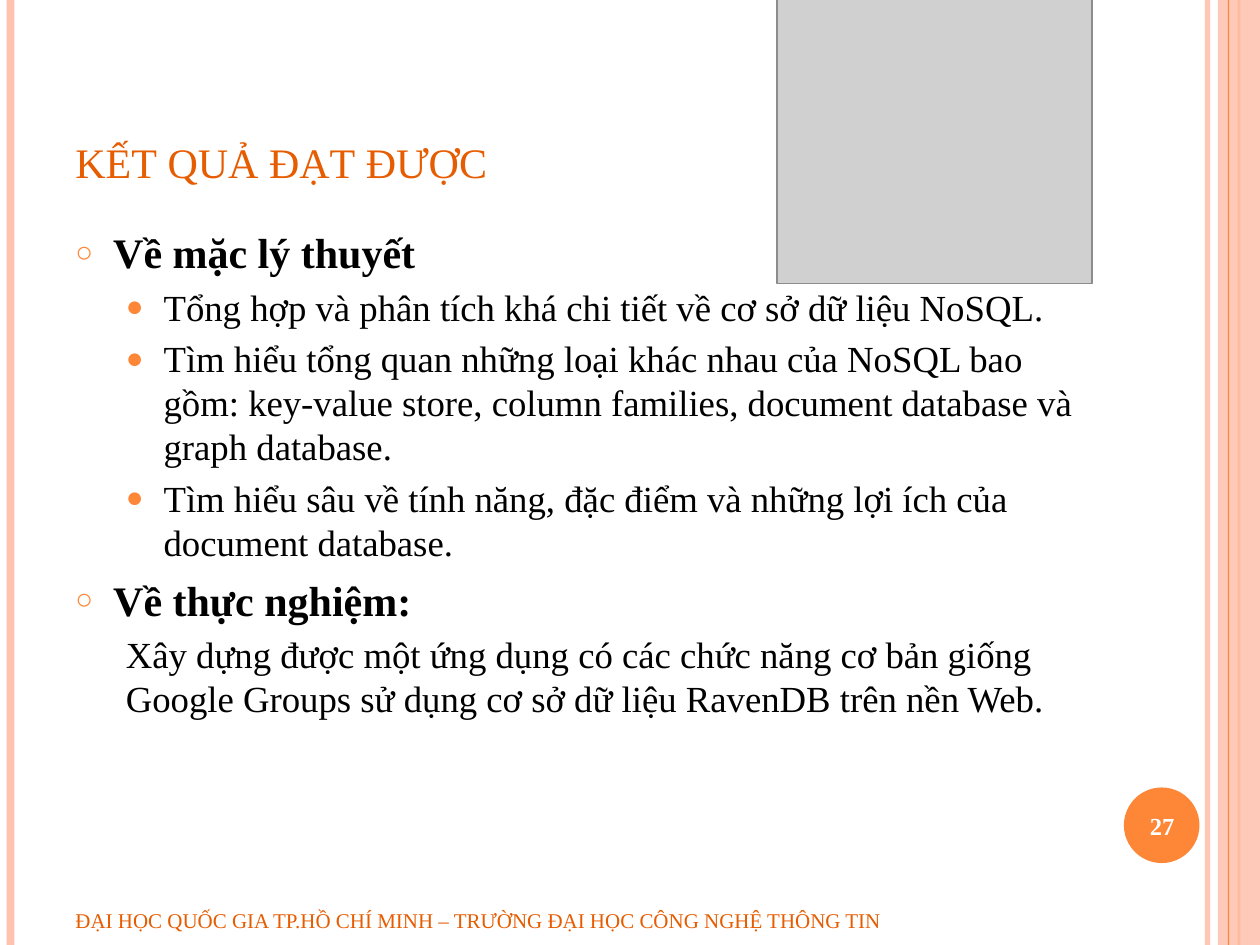
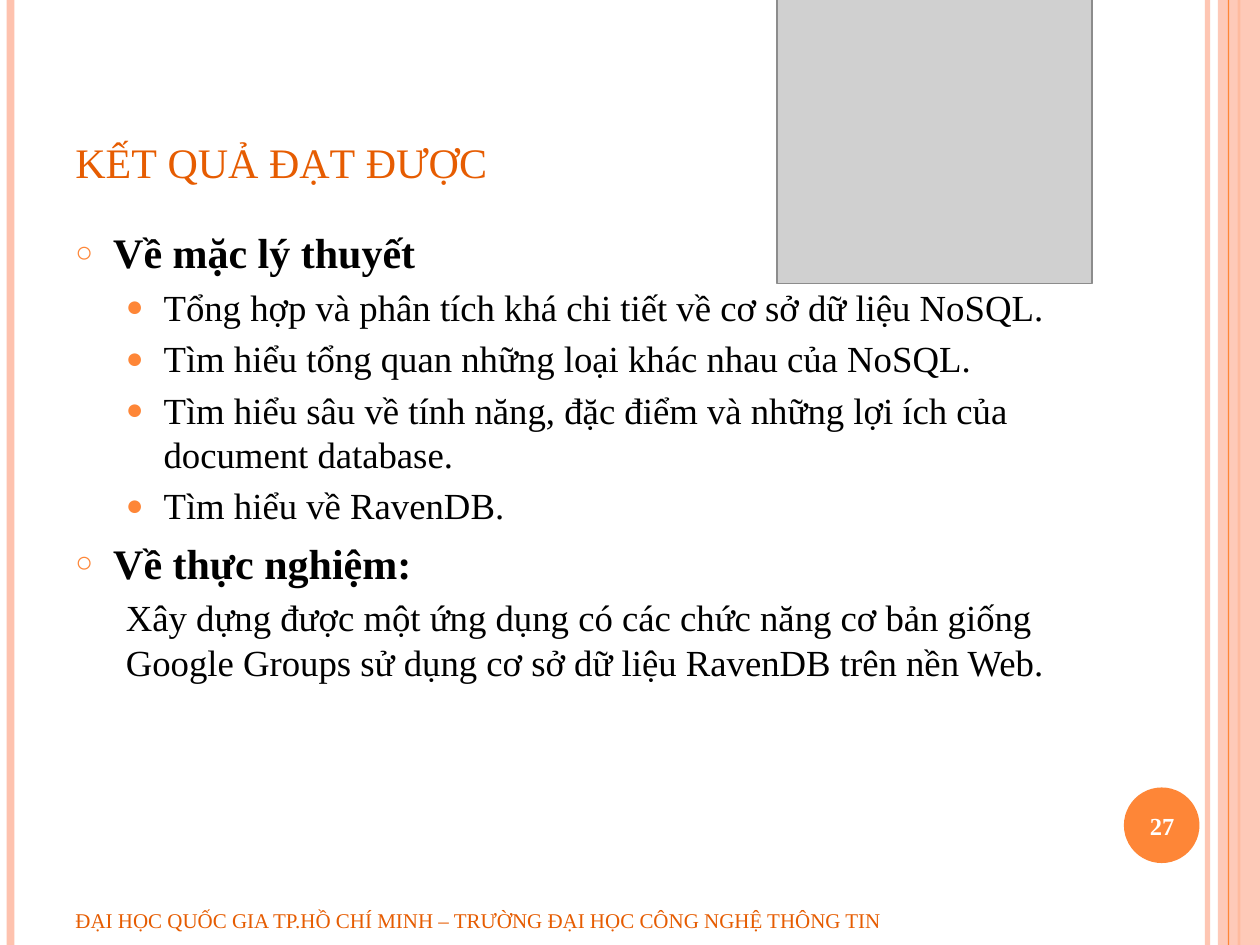
Before and after one commit to geovip/nosqlravendbuit, a slide deck: slide 27 of Document/slide bao cao.pptx. Drawn at 1260x945 pixels with LibreOffice and Linux fonts; fonts in the diff are those of the drawing; grey boxes stand for pictures; background and template pictures are left out. Boxes give left, top, right and bottom in pixels: in the first picture for what was removed or moved away, otherwise in the second. Text is boxed around its words. In the diff, an @@ line names an element or a change of style, - is before the commit and + after.

```diff
--- a/Document/slide bao cao.pptx
+++ b/Document/slide bao cao.pptx
@@ text at (164,345,971,380): text changed @@
-  ● Tìm hiểu tổng quan những loại khác nhau của NoSQL bao gồm: key-value store, column families, document database và graph database.
+  ● Tìm hiểu tổng quan những loại khác nhau của NoSQL.
@@ text at (164,492,504,520): paragraph added @@
+  ● Tìm hiểu về RavenDB.
```
Also in this commit, not shown: 6 other slides changed.
